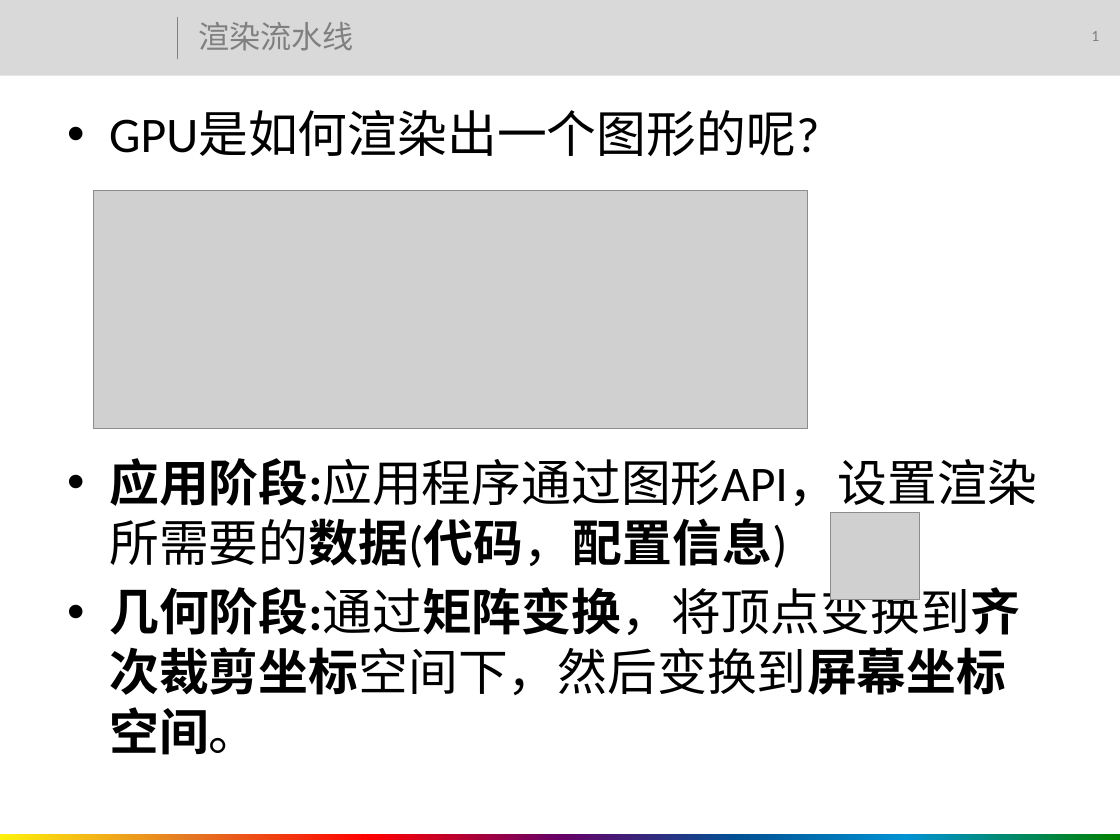
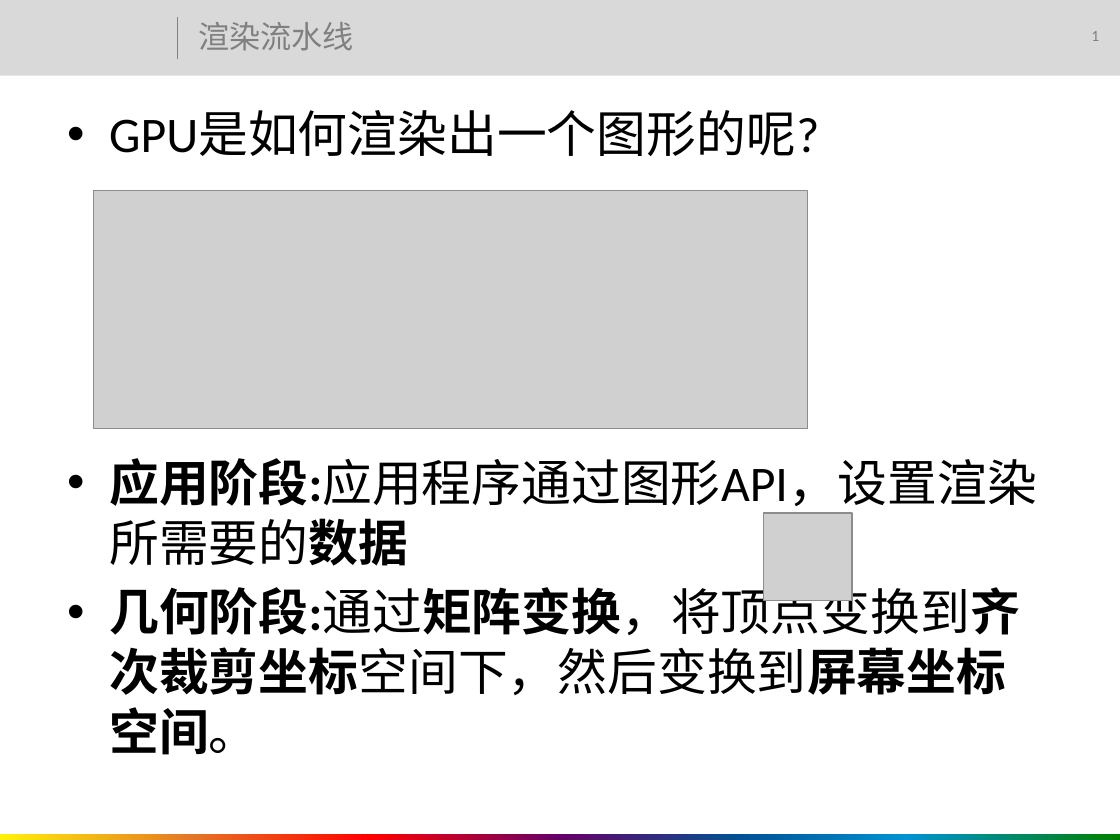
Before and after one commit to hackself/UnityBeginner, a slide deck: slide 4 of Unity基础教程.pptx. Drawn at 1120x840 pixels with LibreOffice and Linux fonts; fonts in the diff are those of the drawing; grey boxes stand for pictures; background and template pictures are left out. Boxes give left, top, right and bottom in pixels: in the first picture for what was removed or moved away, otherwise in the second. Text is boxed around its words. In the diff, an @@ line names an element or a change of style, - is before the commit and + after.

```diff
--- a/Unity基础教程.pptx
+++ b/Unity基础教程.pptx
@@ text at [109,458,1037,566]: text changed @@
-• 应用阶段:应用程序通过图形API，设置渲染所需要的数据(代码，配置信息)
+• 应用阶段:应用程序通过图形API，设置渲染所需要的数据
@@ picture added at [764,513,852,600] @@
@@ picture removed at [831,512,920,599] @@
```
Also in this commit, not shown: 2 other slides changed, 1 other file.
